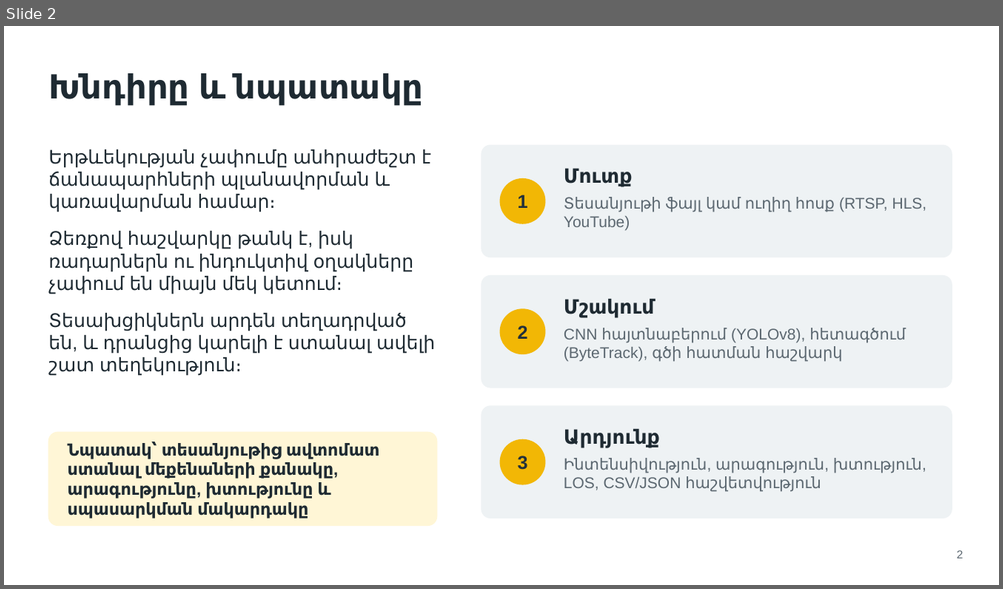
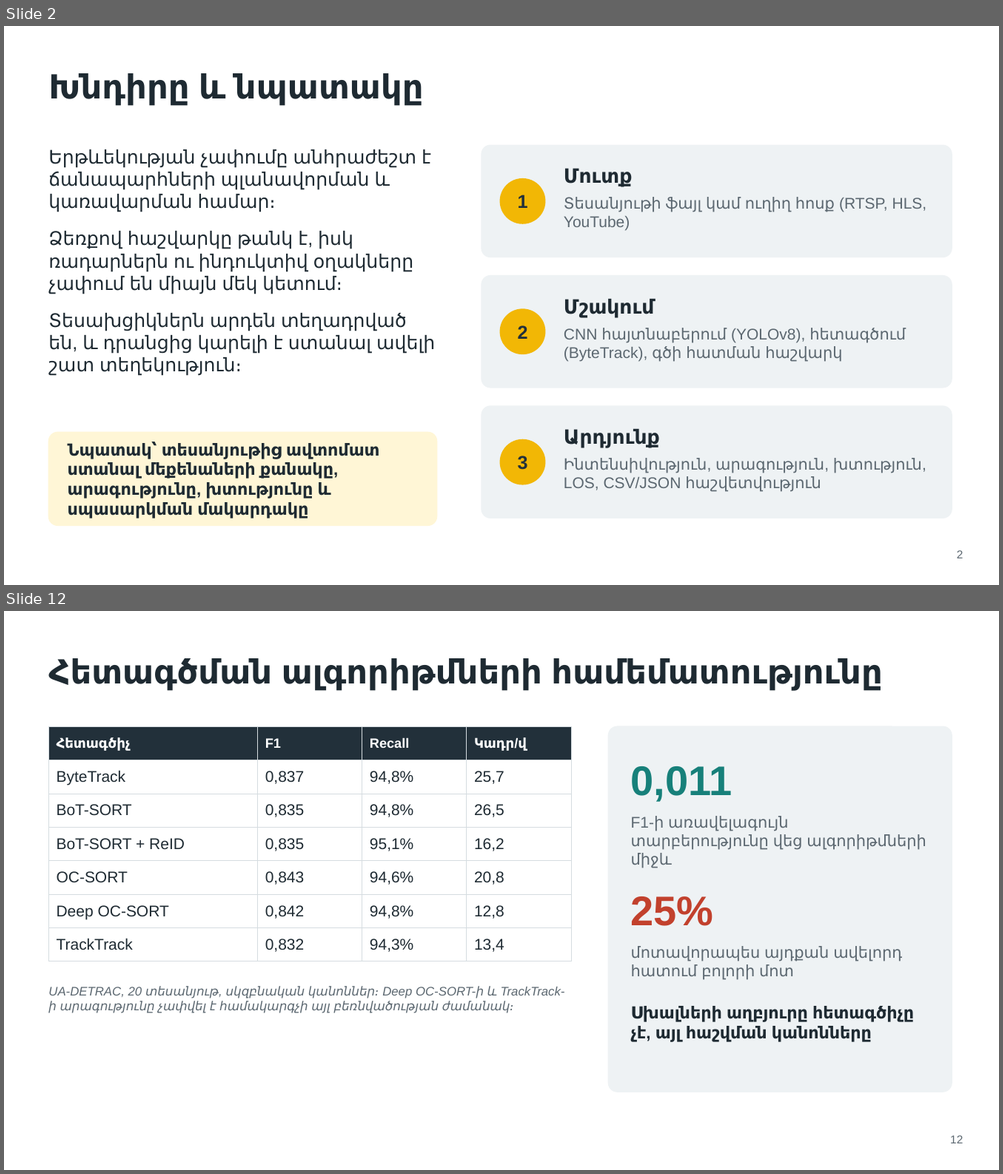
Before and after one commit to marrr862/traffic-cnn, a slide deck: thesis/presentation/DEFENSE.pptx. Shown one above the other, each under a label of ours: slide 2 before the commit, slides 2 and 12 after it; the slides between them are not shown. The pictures are 1003x589 and 1003x1174 pixels, drawn with LibreOffice and Linux fonts; fonts in the diff are those of the drawing. Boxes give left, top, right and bottom in pixels: in the first picture for what was removed or moved away, otherwise in the second. Text is boxed around its words. In the diff, an @@ line names an element or a change of style, - is before the commit and + after.

```diff
--- a/thesis/presentation/DEFENSE.pptx
+++ b/thesis/presentation/DEFENSE.pptx
@@ slide 12 added at bbox=[4, 611, 999, 1170], background #FFFFFF @@
@@ title added at bbox=[48, 658, 882, 691], 32 pt, text #1E2A32, bold @@
+Հետագծման ալգորիթմների համեմատությունը
@@ table added at bbox=[48, 726, 571, 955], 7 rows, 4 columns @@
+Հետագծիչ | F1 | Recall | Կադր/վ
+ByteTrack | 0,837 | 94,8% | 25,7
+BoT-SORT | 0,835 | 94,8% | 26,5
+BoT-SORT + ReID | 0,835 | 95,1% | 16,2
+OC-SORT | 0,843 | 94,6% | 20,8
+Deep OC-SORT | 0,842 | 94,8% | 12,8
+TrackTrack | 0,832 | 94,3% | 13,4
@@ rounded rectangle added at bbox=[609, 726, 951, 1092], fill #EEF2F4, outline #EEF2F4 1 pt @@
@@ text added at bbox=[631, 766, 732, 802], 40 pt, text #17807A, bold @@
+0,011
@@ text added at bbox=[631, 816, 926, 869], 15 pt, text #5B6770 @@
+F1-ի առավելագույն տարբերությունը վեց ալգորիթմների միջև
@@ text added at bbox=[631, 897, 714, 926], 40 pt, text #C2412D, bold @@
+25%
@@ text added at bbox=[631, 946, 902, 980], 15 pt, text #5B6770 @@
+մոտավորապես այդքան ավելորդ հատում բոլորի մոտ
@@ text added at bbox=[48, 986, 565, 1014], 12 pt, text #5B6770, italic @@
+UA-DETRAC, 20 տեսանյութ, սկզբնական կանոններ։ Deep OC-SORT-ի և TrackTrack-ի արագությունը չափվել է համակարգչի այլ բեռնվածության ժամանակ։
@@ text added at bbox=[631, 1006, 913, 1042], 16 pt, text #1E2A32, bold @@
+Սխալների աղբյուրը հետագծիչը չէ, այլ հաշվման կանոնները
@@ page number added at bbox=[950, 1136, 962, 1144], 11 pt, text #5B6770 @@
+12
```
Also in this commit, not shown: 6 slides changed, 7 other slides added, 4 slides removed, 15 other files.
